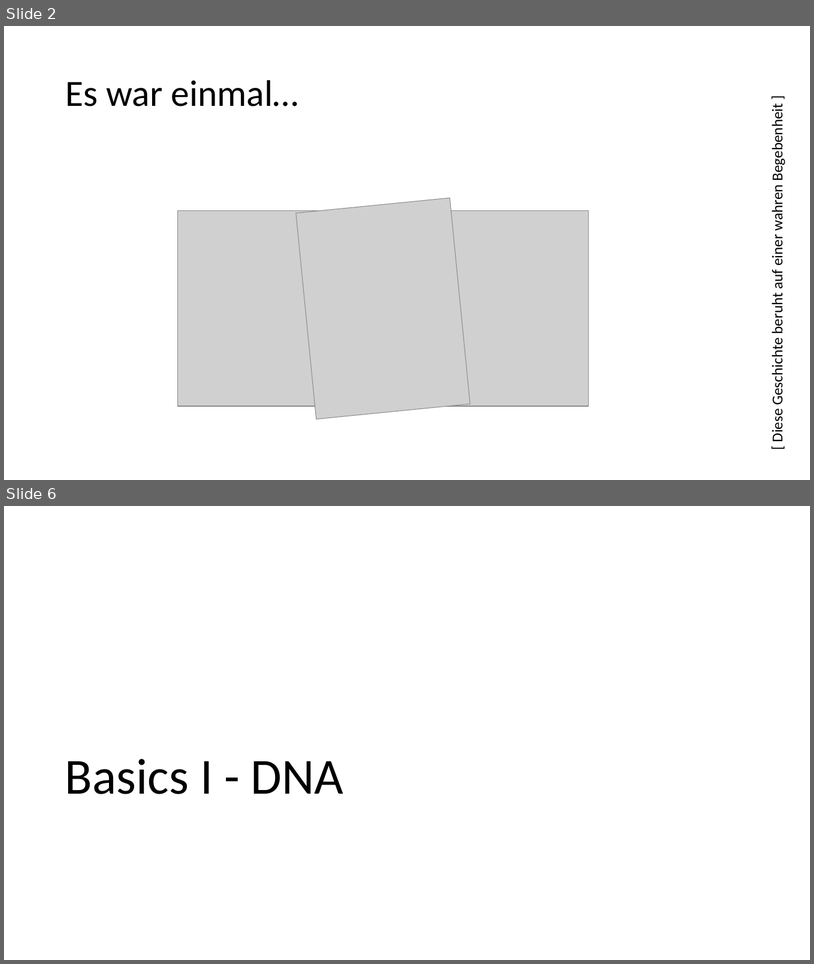
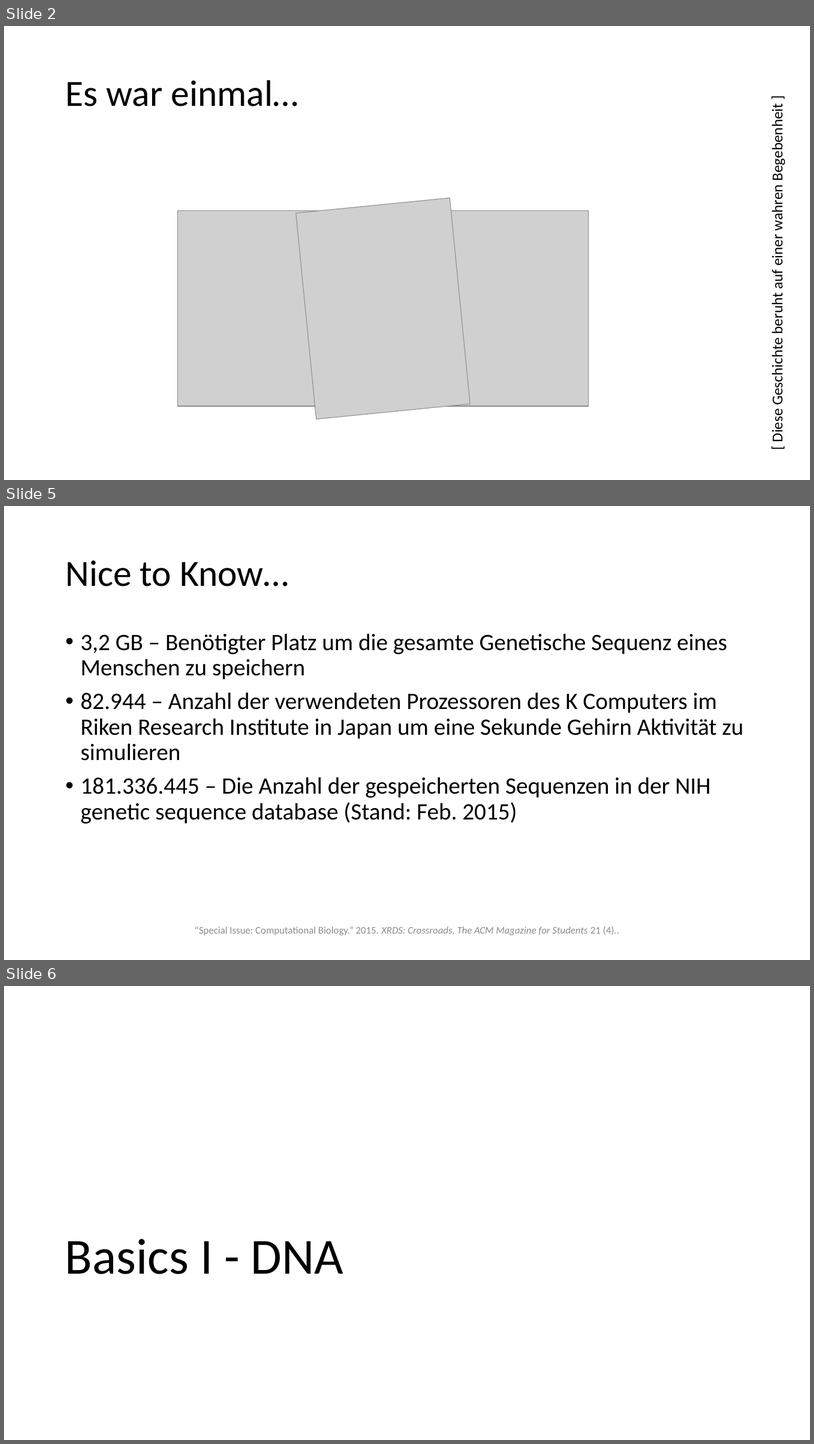
Before and after one commit to advocd/ss2016-innovative_technologien, a slide deck: Von der Informatik die Auszog um die Welt.pptx. Shown one above the other, each under a label of ours: slides 2 and 6 before the commit, slides 2, 5 and 6 after it; the slides between them are not shown. The pictures are 814x964 and 814x1444 pixels, drawn with LibreOffice and Linux fonts; fonts in the diff are those of the drawing; grey boxes stand for pictures; background and template pictures are left out. Boxes give left, top, right and bottom in pixels: in the first picture for what was removed or moved away, otherwise in the second. Text is boxed around its words. In the diff, an @@ line names an element or a change of style, - is before the commit and + after.

```diff
--- a/Von der Informatik die Auszog um die Welt.pptx
+++ b/Von der Informatik die Auszog um die Welt.pptx
@@ slide 5 added at box(4, 506, 810, 960), background #FFFFFF @@
@@ title added at box(65, 560, 289, 586), 44 pt, text #000000 @@
+Nice to Know…
@@ text added at box(81, 633, 744, 823), 28 pt, text #000000 @@
+• 3,2 GB – Benötigter Platz um die gesamte Genetische Sequenz eines Menschen zu speichern
+• 82.944 – Anzahl der verwendeten Prozessoren des K Computers im Riken Research Institute in Japan um eine Sekunde Gehirn Aktivität zu simulieren
+• 181.336.445 – Die Anzahl der gespeicherten Sequenzen in der NIH genetic sequence database (Stand: Feb. 2015)
@@ text added at box(195, 926, 620, 935), 12 pt, text #8C8C8C @@
+“Special Issue: Computational Biology.” 2015. XRDS: Crossroads, The ACM Magazine for Students 21 (4)..
```
Also in this commit, not shown: 4 slides changed, 18 other slides added, 3 slides removed, 3 other files.
